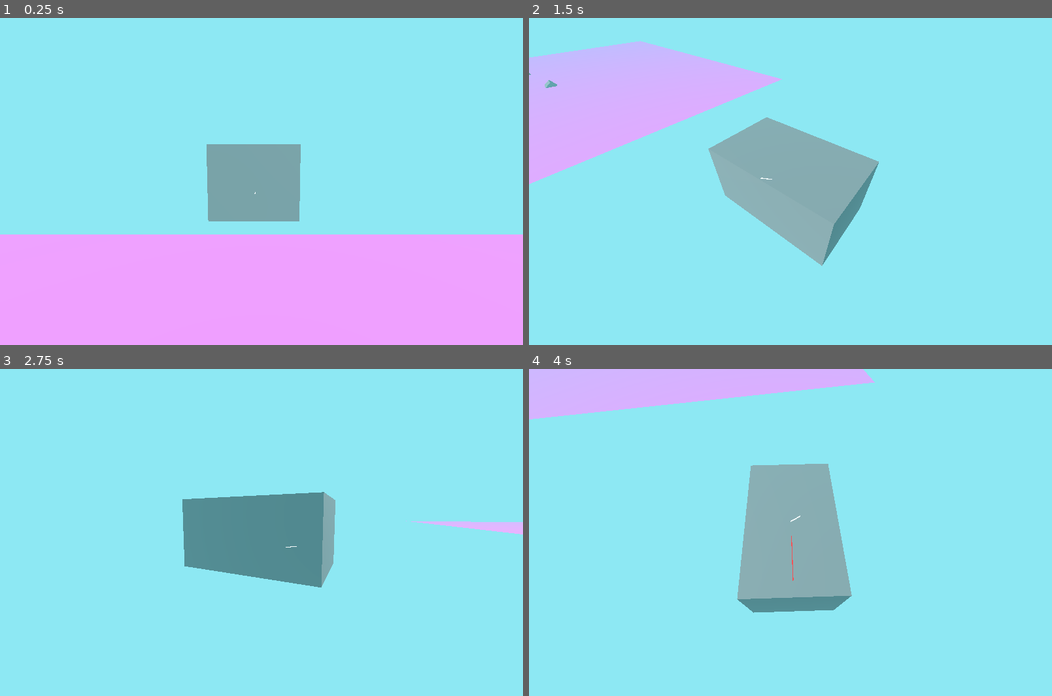
Above: before the commit, frames 1-4 (two rows, left to right).
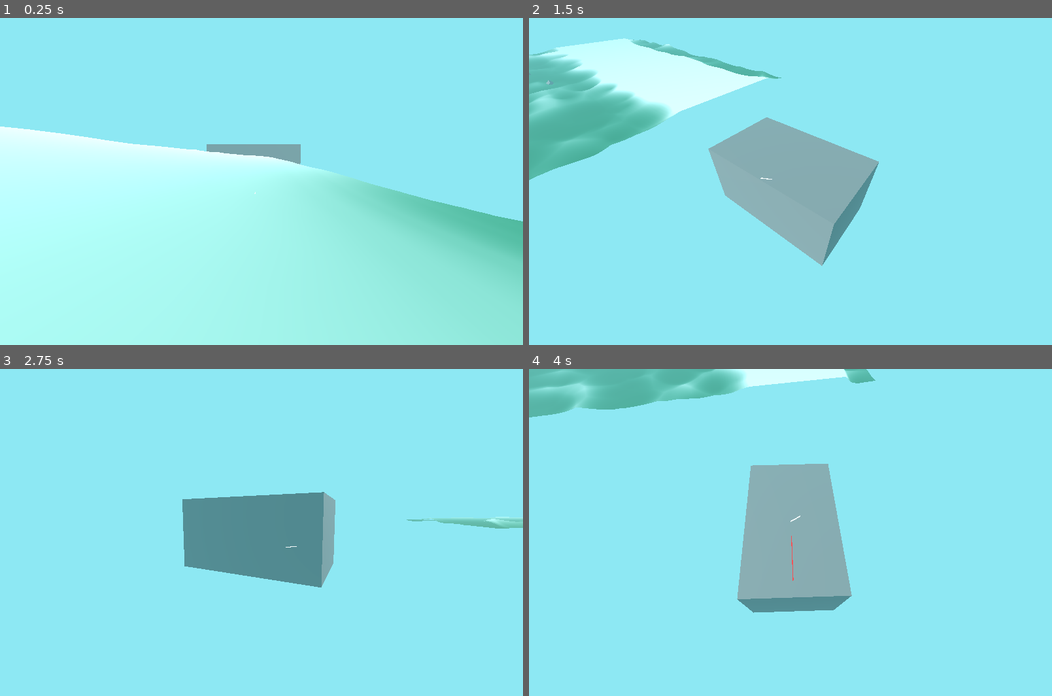
Above: after the commit, the same moments.

Repository: anthonyec/230904_godot_boat_game
Game: Godot game, scene res://main.tscn
Same seed, same stepped clock (60 frames per second), same inputs: the game is played once before the commit and once after it.
Inputs (mouse positions are in pixels of both pictures, inside the frame that each line leads up to):
- Up to frame 1 (0.25 s): no input
- Up to frame 2 (1.5 s): move the mouse to (905, 165) at 0.52 s; hold Right (ui_right) 0.53-1.28 s; move the mouse to (685, 197) at 1.27 s; hold Left (ui_left) from 1.28 s (still down)
- Up to frame 3 (2.75 s): move the mouse to (313, 460) at 2.02 s; release Left (ui_left) at 2.03 s; hold Right (ui_right) from 2.03 s (still down)
- Up to frame 4 (4 s): move the mouse to (764, 597) at 2.77 s; release Right (ui_right) at 2.78 s; hold Up (ui_up) 2.78-3.53 s; move the mouse to (947, 581) at 3.52 s; hold Left (ui_left) from 3.53 s (still down)

The runs differ from the first frame. In frame 1, 53% of the frame differs, in the area x 0-100%, y 33-100%; in frame 2, 12%; in frame 3, 0.6%; in frame 4, 6.4%.

Commit message:
Fix pink rendering

Diff:
--- a/entities/ocean/ocean.tscn
+++ b/entities/ocean/ocean.tscn
@@ -6,19 +6,20 @@
 
 [sub_resource type="ShaderMaterial" id="ShaderMaterial_h8gt6"]
 shader = ExtResource("2_urw8w")
-shader_parameter/Direction1 = Vector2(0.1, 0.1)
 
-[sub_resource type="ViewportTexture" id="ViewportTexture_3spn5"]
+[sub_resource type="ViewportTexture" id="ViewportTexture_3vjlp"]
 viewport_path = NodePath("Simulation")
 
-[sub_resource type="ShaderMaterial" id="ShaderMaterial_8l54v"]
+[sub_resource type="ShaderMaterial" id="ShaderMaterial_0anan"]
+resource_local_to_scene = true
 render_priority = 0
 shader = ExtResource("3_bivtf")
 shader_parameter/ColorParameter = Color(0.129301, 0.524426, 0.385699, 1)
-shader_parameter/Simulation = SubResource("ViewportTexture_3spn5")
+shader_parameter/Simulation = SubResource("ViewportTexture_3vjlp")
 
 [sub_resource type="PlaneMesh" id="PlaneMesh_wgfkp"]
-material = SubResource("ShaderMaterial_8l54v")
+resource_local_to_scene = true
+material = SubResource("ShaderMaterial_0anan")
 size = Vector2(50, 50)
 subdivide_width = 500
 subdivide_depth = 500
@@ -28,9 +29,11 @@
 
 [node name="Simulation" type="SubViewport" parent="."]
 disable_3d = true
-size = Vector2i(1024, 1024)
+canvas_item_default_texture_repeat = 1
+size = Vector2i(514, 514)
 
-[node name="ColorRect" type="ColorRect" parent="Simulation"]
+[node name="Texture" type="ColorRect" parent="Simulation"]
+texture_repeat = 2
 material = SubResource("ShaderMaterial_h8gt6")
 anchors_preset = 15
 anchor_right = 1.0
--- a/entities/ocean/plane.tres
+++ b/entities/ocean/plane.tres
@@ -1,8 +1,4 @@
-[gd_resource type="VisualShader" load_steps=12 format=3 uid="uid://3k5tqhuvd85x"]
-
-[sub_resource type="VisualShaderNodeVaryingGetter" id="VisualShaderNodeVaryingGetter_jkplp"]
-varying_name = "simulation"
-varying_type = 4
+[gd_resource type="VisualShader" load_steps=13 format=3 uid="uid://3k5tqhuvd85x"]
 
 [sub_resource type="VisualShaderNodeColorParameter" id="VisualShaderNodeColorParameter_n6vhh"]
 parameter_name = "ColorParameter"
@@ -14,6 +10,13 @@
 [sub_resource type="VisualShaderNodeVectorOp" id="VisualShaderNodeVectorOp_vm6nx"]
 default_input_values = [0, Vector3(0, 0, 0), 1, Vector3(2, 2, 2)]
 operator = 5
+
+[sub_resource type="VisualShaderNodeParameterRef" id="VisualShaderNodeParameterRef_fd8gq"]
+parameter_name = "Simulation"
+param_type = 9
+
+[sub_resource type="VisualShaderNodeTexture" id="VisualShaderNodeTexture_ibe7a"]
+source = 5
 
 [sub_resource type="VisualShaderNodeInput" id="VisualShaderNodeInput_p14w5"]
 input_name = "vertex"
@@ -84,13 +87,14 @@
 }
 
 void fragment() {
-// VaryingGetter:2
-	vec3 n_out2p0 = simulation;
+	vec4 n_out8p0;
+// Texture2D:8
+	n_out8p0 = texture(Simulation, UV);
 
 
 // VectorOp:6
 	vec3 n_in6p1 = vec3(2.00000, 2.00000, 2.00000);
-	vec3 n_out6p0 = pow(n_out2p0, n_in6p1);
+	vec3 n_out6p0 = pow(vec3(n_out8p0.xyz), n_in6p1);
 
 
 // ColorParameter:3
@@ -124,12 +128,14 @@
 nodes/vertex/12/node = SubResource("VisualShaderNodeVaryingSetter_fdobb")
 nodes/vertex/12/position = Vector2(-140, 700)
 nodes/vertex/connections = PackedInt32Array(2, 0, 7, 2, 11, 0, 8, 0, 8, 0, 9, 1, 10, 0, 9, 0, 9, 0, 0, 0, 7, 0, 8, 1, 7, 0, 12, 0)
-nodes/fragment/2/node = SubResource("VisualShaderNodeVaryingGetter_jkplp")
-nodes/fragment/2/position = Vector2(-1240, 160)
 nodes/fragment/3/node = SubResource("VisualShaderNodeColorParameter_n6vhh")
 nodes/fragment/3/position = Vector2(-1180, 520)
 nodes/fragment/5/node = SubResource("VisualShaderNodeColorOp_t0i0v")
 nodes/fragment/5/position = Vector2(-300, 200)
 nodes/fragment/6/node = SubResource("VisualShaderNodeVectorOp_vm6nx")
 nodes/fragment/6/position = Vector2(-660, 80)
-nodes/fragment/connections = PackedInt32Array(3, 0, 5, 1, 5, 0, 0, 0, 2, 0, 6, 0, 6, 0, 5, 0)
+nodes/fragment/7/node = SubResource("VisualShaderNodeParameterRef_fd8gq")
+nodes/fragment/7/position = Vector2(-1700, -40)
+nodes/fragment/8/node = SubResource("VisualShaderNodeTexture_ibe7a")
+nodes/fragment/8/position = Vector2(-1220, -180)
+nodes/fragment/connections = PackedInt32Array(3, 0, 5, 1, 5, 0, 0, 0, 6, 0, 5, 0, 7, 0, 8, 2, 8, 0, 6, 0)
--- a/entities/ocean/simulation.tres
+++ b/entities/ocean/simulation.tres
@@ -25,11 +25,6 @@
 
 [sub_resource type="VisualShaderNodeUVFunc" id="VisualShaderNodeUVFunc_ipavc"]
 
-[sub_resource type="VisualShaderNodeVec2Parameter" id="VisualShaderNodeVec2Parameter_tnccm"]
-parameter_name = "Direction1"
-default_value_enabled = true
-default_value = Vector2(0.1, 0.1)
-
 [sub_resource type="VisualShaderNodeFloatOp" id="VisualShaderNodeFloatOp_bhfh6"]
 default_input_values = [0, 0.0, 1, 2.0]
 operator = 2
@@ -73,10 +68,13 @@
 cellular_jitter = 1.0
 
 [sub_resource type="NoiseTexture2D" id="NoiseTexture2D_w6nti"]
+width = 1024
+height = 1024
 seamless = true
 noise = SubResource("FastNoiseLite_ti6u3")
 
 [sub_resource type="VisualShaderNodeTexture" id="VisualShaderNodeTexture_l84dd"]
+output_port_for_preview = 0
 texture = SubResource("NoiseTexture2D_w6nti")
 
 [sub_resource type="VisualShaderNodeUVFunc" id="VisualShaderNodeUVFunc_pf2uv"]
@@ -88,7 +86,6 @@
 code = "shader_type canvas_item;
 render_mode blend_mix;
 
-uniform vec2 Direction1 = vec2(0.100000, 0.100000);
 uniform sampler2D tex_frg_7;
 uniform sampler2D tex_frg_11;
 uniform sampler2D tex_frg_17;
@@ -100,12 +97,9 @@
 	float n_out9p0 = TIME;
 
 
-// Vector2Parameter:15
-	vec2 n_out15p0 = Direction1;
-
-
 // VectorOp:10
-	vec2 n_out10p0 = vec2(n_out9p0) * n_out15p0;
+	vec2 n_in10p1 = vec2(0.05000, 0.05000);
+	vec2 n_out10p0 = vec2(n_out9p0) * n_in10p1;
 
 
 // UVFunc:8
@@ -176,6 +170,7 @@
 
 }
 "
+graph_offset = Vector2(-2462.47, -384.955)
 mode = 1
 flags/light_only = false
 nodes/fragment/0/position = Vector2(-900, 160)
@@ -193,8 +188,6 @@
 nodes/fragment/12/position = Vector2(-4320, 160)
 nodes/fragment/13/node = SubResource("VisualShaderNodeUVFunc_ipavc")
 nodes/fragment/13/position = Vector2(-3980, 120)
-nodes/fragment/15/node = SubResource("VisualShaderNodeVec2Parameter_tnccm")
-nodes/fragment/15/position = Vector2(-4960, -500)
 nodes/fragment/16/node = SubResource("VisualShaderNodeFloatOp_bhfh6")
 nodes/fragment/16/position = Vector2(-2900, 120)
 nodes/fragment/17/node = SubResource("VisualShaderNodeTexture_ed5o8")
@@ -211,4 +204,4 @@
 nodes/fragment/23/position = Vector2(-4300, 1200)
 nodes/fragment/25/node = SubResource("VisualShaderNodeUVFunc_j045g")
 nodes/fragment/25/position = Vector2(-3380, 1160)
-nodes/fragment/connections = PackedInt32Array(8, 0, 7, 0, 13, 0, 11, 0, 15, 0, 10, 1, 11, 0, 16, 0, 10, 0, 8, 2, 12, 0, 13, 2, 16, 0, 18, 1, 7, 0, 18, 0, 17, 0, 19, 0, 19, 0, 18, 2, 20, 0, 19, 1, 23, 0, 22, 2, 22, 0, 25, 0, 25, 0, 17, 0, 18, 0, 0, 0, 9, 0, 10, 0)
+nodes/fragment/connections = PackedInt32Array(8, 0, 7, 0, 13, 0, 11, 0, 11, 0, 16, 0, 10, 0, 8, 2, 12, 0, 13, 2, 16, 0, 18, 1, 7, 0, 18, 0, 17, 0, 19, 0, 19, 0, 18, 2, 20, 0, 19, 1, 23, 0, 22, 2, 22, 0, 25, 0, 25, 0, 17, 0, 18, 0, 0, 0, 9, 0, 10, 0)
--- a/main.tscn
+++ b/main.tscn
@@ -40,9 +40,6 @@
 
 [node name="Ocean" parent="." instance=ExtResource("1_hxmui")]
 
-[node name="ColorRect" parent="Ocean/Simulation" index="0"]
-color = Color(0, 0.713726, 0, 1)
-
 [node name="Water" parent="." instance=ExtResource("1_ti7de")]
 visible = false
 script = null
@@ -550,5 +547,3 @@
 [node name="MeshInstance3D" type="MeshInstance3D" parent="RigidBody3D4"]
 transform = Transform3D(1, -4.26393e-08, -1.15576e-09, 9.04024e-09, 3.12902, -3.79113e-08, -7.38375e-09, 2.58509e-07, 1, 2.98023e-08, -1.1485, 1.19209e-07)
 mesh = SubResource("BoxMesh_55eei")
-
-[editable path="Ocean"]
Not shown: 1 places in entities/ocean/plane.tres that only renumber resources
Empty file added: entities/ocean/simulation.gd
Not shown: 1 places in entities/ocean/simulation.tres that only renumber resources
